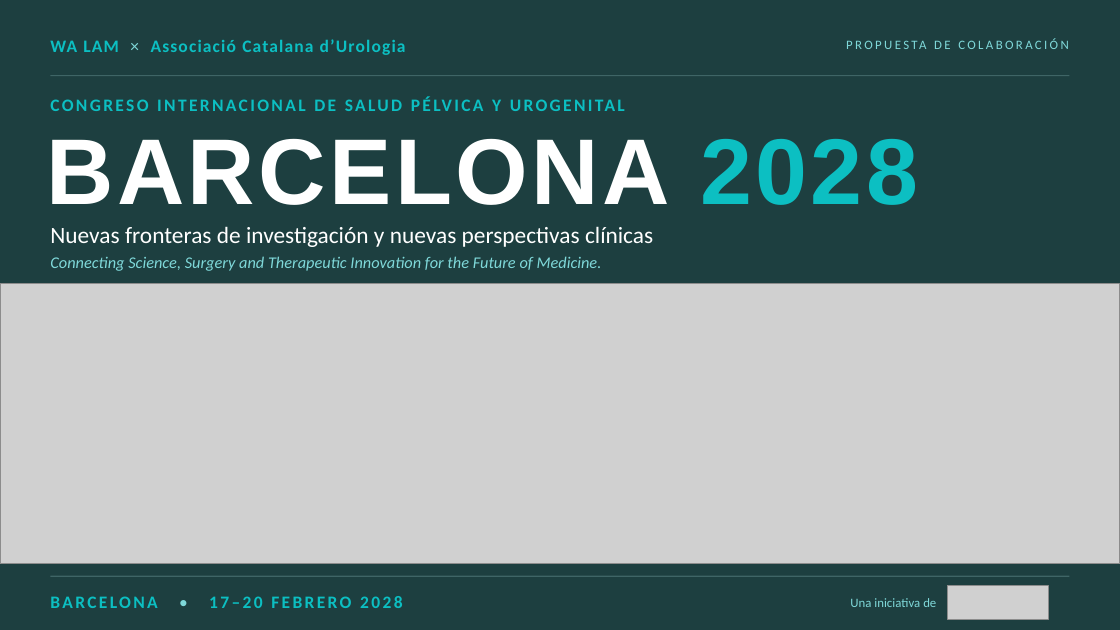
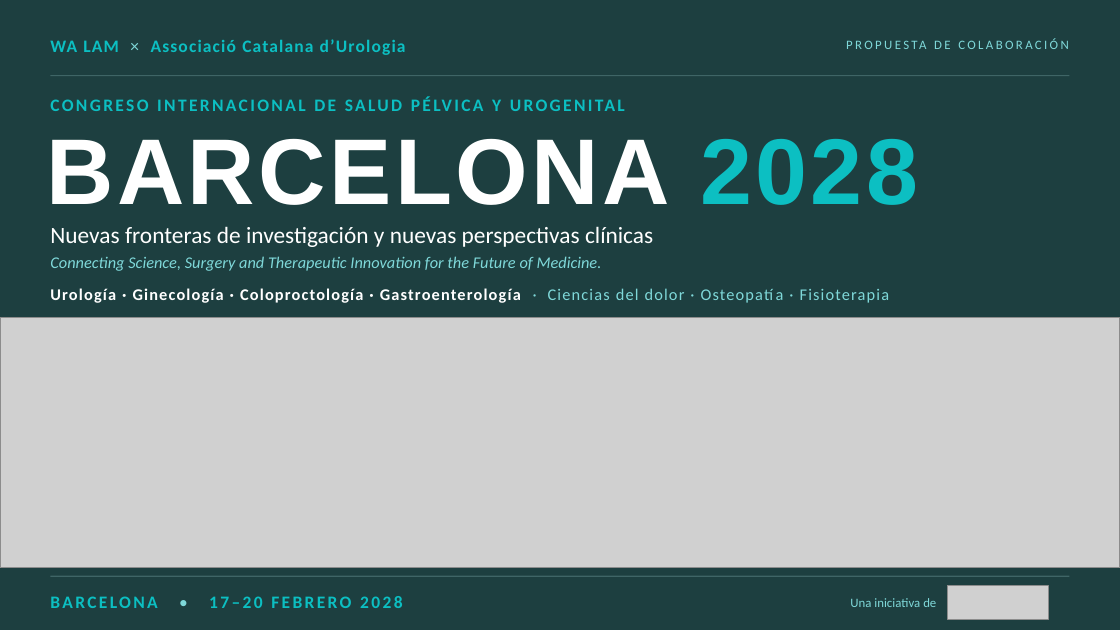
Before and after one commit to walam-bcn/formacion-olivier-bazin, a slide deck: slide 1 of Congreso_Salud_Pelvica_Barcelona_2028.pptx. Drawn at 1120x630 pixels with LibreOffice and Linux fonts; fonts in the diff are those of the drawing; grey boxes stand for pictures. Boxes give left, top, right and bottom in pixels: in the first picture for what was removed or moved away, otherwise in the second. Text is boxed around its words. In the diff, an @@ line names an element or a change of style, - is before the commit and + after.

```diff
--- a/Congreso_Salud_Pelvica_Barcelona_2028.pptx
+++ b/Congreso_Salud_Pelvica_Barcelona_2028.pptx
@@ text added at <box>50,288,890,303</box>, 14 pt, text #FFFFFF, bold @@
+Urología · Ginecología · Coloproctología · Gastroenterología · Ciencias del dolor · Osteopatía · Fisioterapia
@@ picture: place and size @@
-picture at <box>0,284,1120,564</box>
+picture at <box>0,318,1120,568</box>
```
Also in this commit, not shown: 1 other slide changed.
